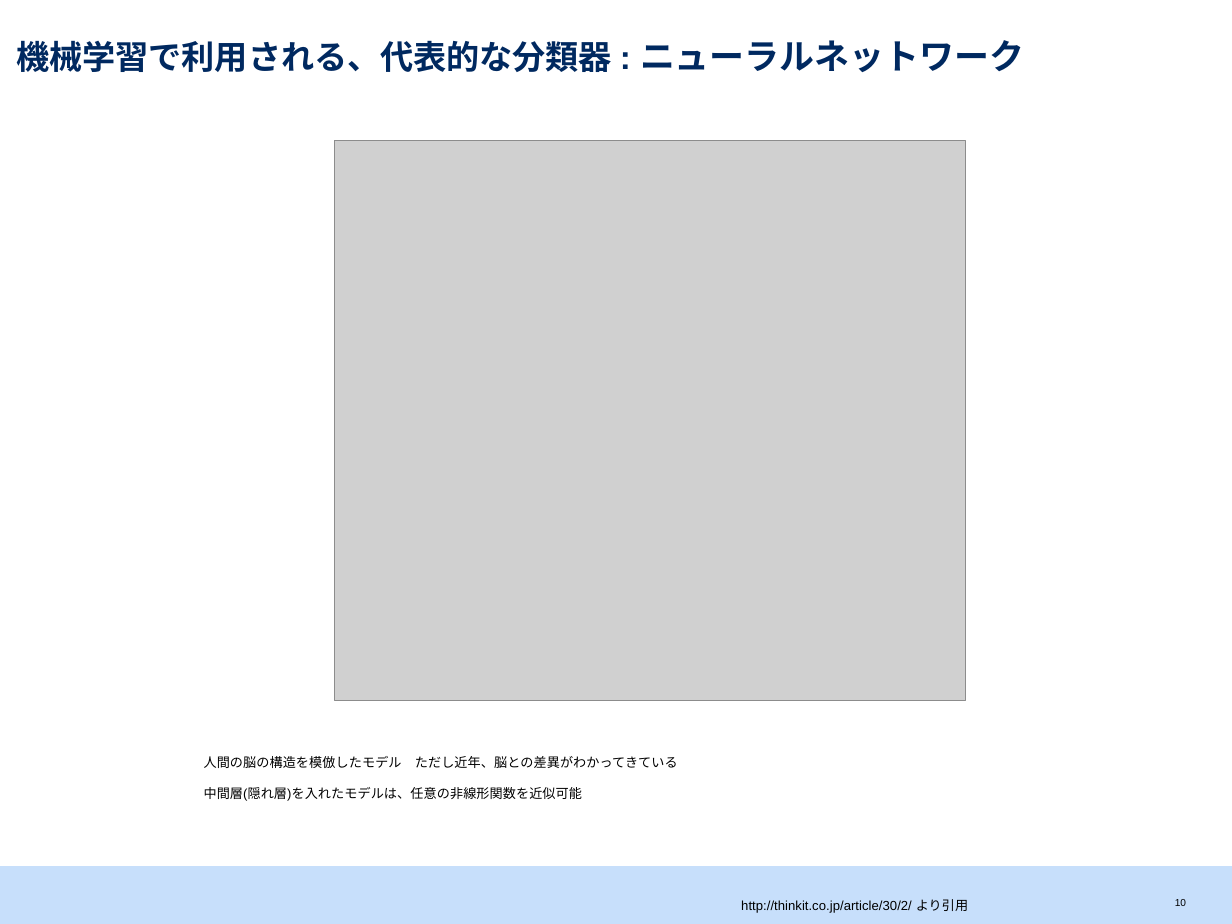
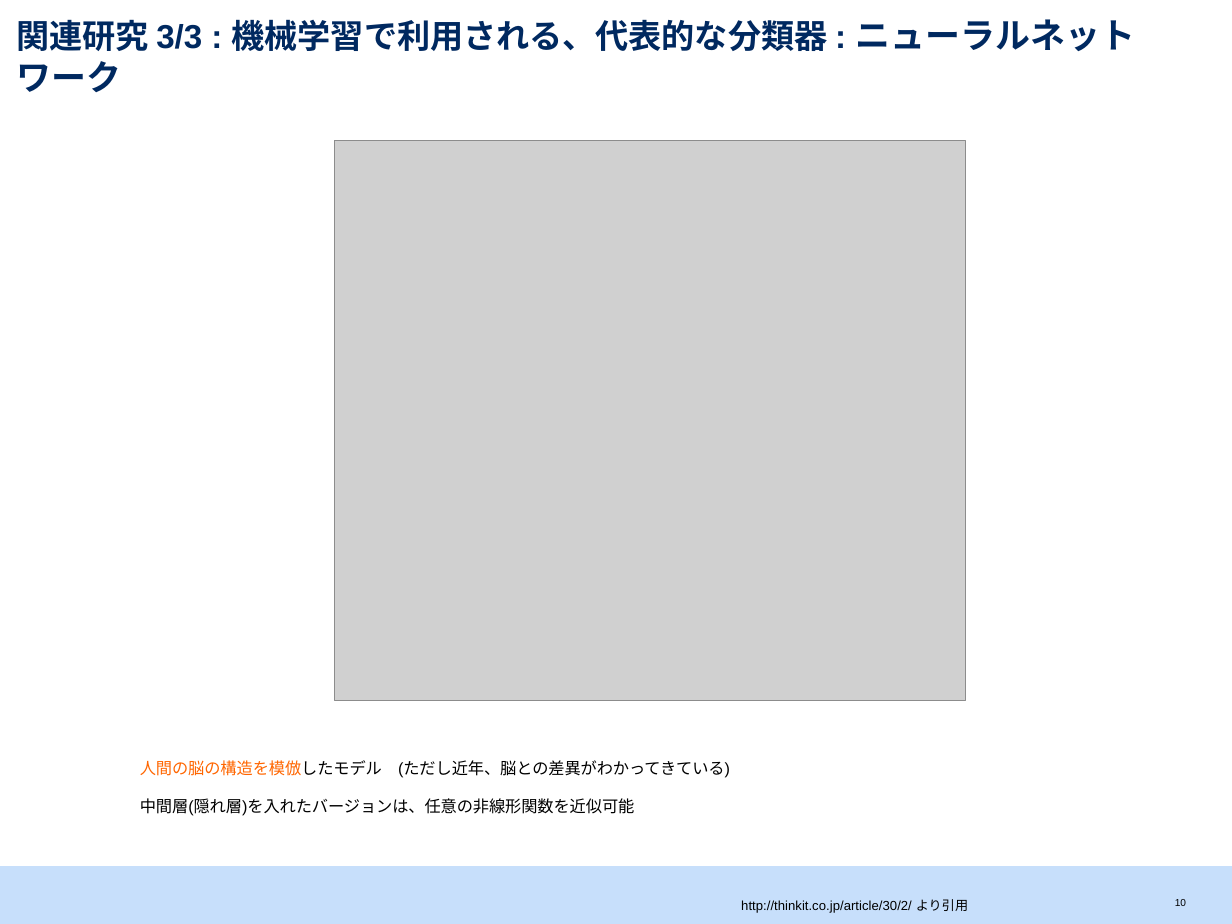
Before and after one commit to srtk/sotsuron, a slide deck: slide 11 of doc/sotsuron_defense/bd.pptx. Drawn at 1232x924 pixels with LibreOffice and Linux fonts; fonts in the diff are those of the drawing; grey boxes stand for pictures. Boxes give left, top, right and bottom in pixels: in the first picture for what was removed or moved away, otherwise in the second. Text is boxed around its words. In the diff, an @@ line names an element or a change of style, - is before the commit and + after.

```diff
--- a/doc/sotsuron_defense/bd.pptx
+++ b/doc/sotsuron_defense/bd.pptx
@@ title at <box>16,19,1135,92</box>: text changed @@
-機械学習で利用される、代表的な分類器 : ニューラルネットワーク
+関連研究 3/3 : 機械学習で利用される、代表的な分類器 : ニューラルネットワーク
@@ text at <box>140,760,730,816</box>: text changed; size 13 to 16 pt @@
-人間の脳の構造を模倣したモデル ただし近年、脳との差異がわかってきている
-中間層(隠れ層)を入れたモデルは、任意の非線形関数を近似可能
+人間の脳の構造を模倣したモデル (ただし近年、脳との差異がわかってきている)
+中間層(隠れ層)を入れたバージョンは、任意の非線形関数を近似可能
```
Also in this commit, not shown: 13 other slides changed, 4 other files.
